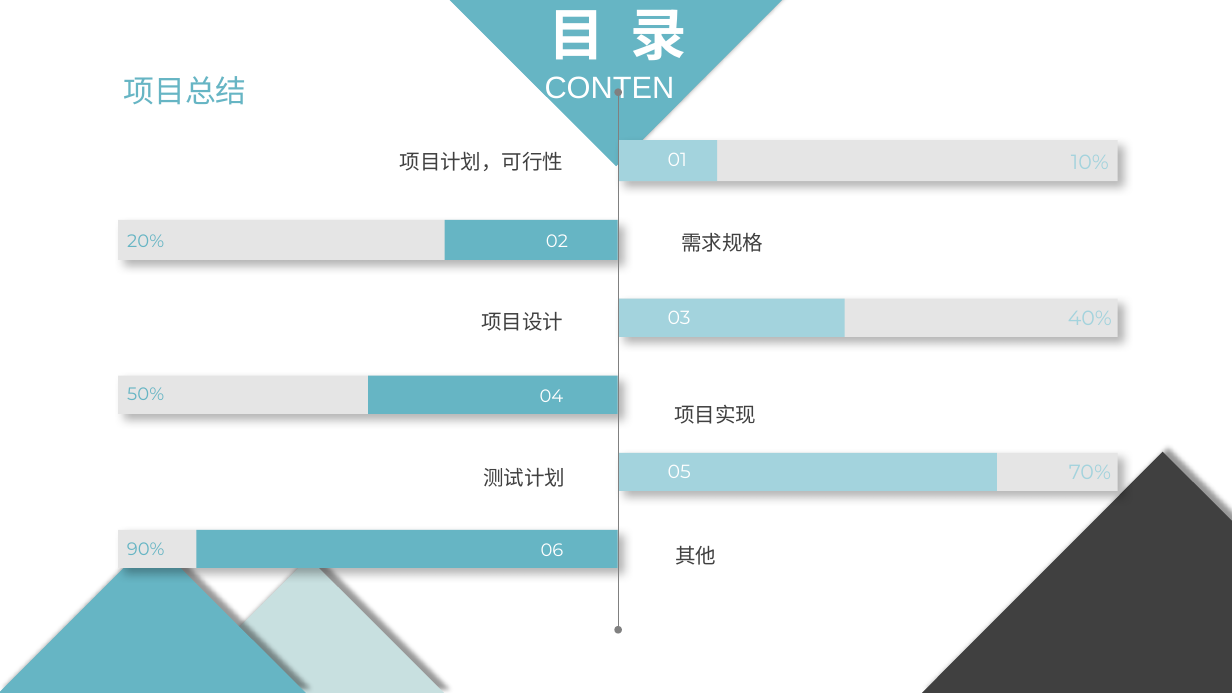
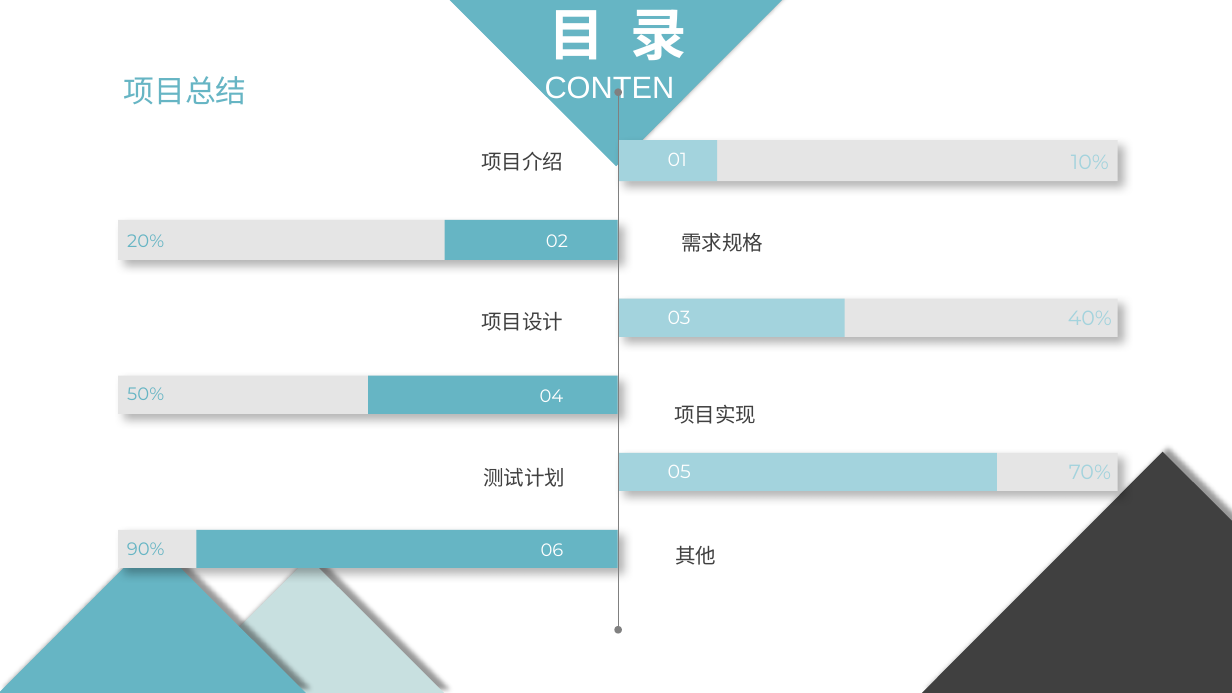
Before and after one commit to diligentsun/new-flappy-bird, a slide deck: slide 2 of 项目总结/项目总结.pptx. Drawn at 1232x693 pixels with LibreOffice and Linux fonts; fonts in the diff are those of the drawing. Boxes give left, top, right and bottom in pixels: in the first picture for what was removed or moved away, otherwise in the second. Text is boxed around its words. In the diff, an @@ line names an element or a change of style, - is before the commit and + after.

```diff
--- a/项目总结/项目总结.pptx
+++ b/项目总结/项目总结.pptx
@@ text at (482, 152, 564, 171): text changed @@
-项目计划，可行性
+项目介绍
```
Also in this commit, not shown: 6 slides added, 4 other files.
